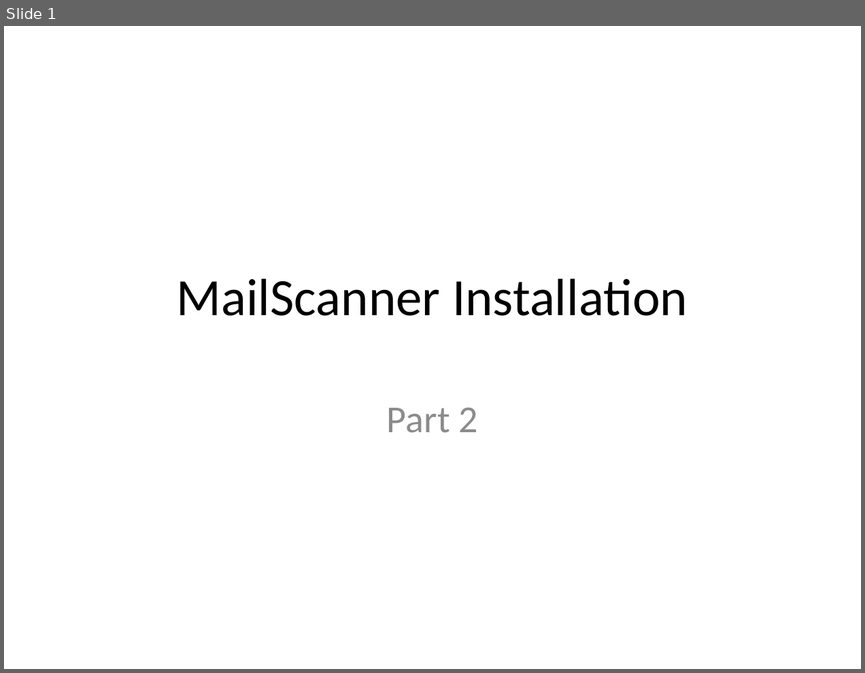
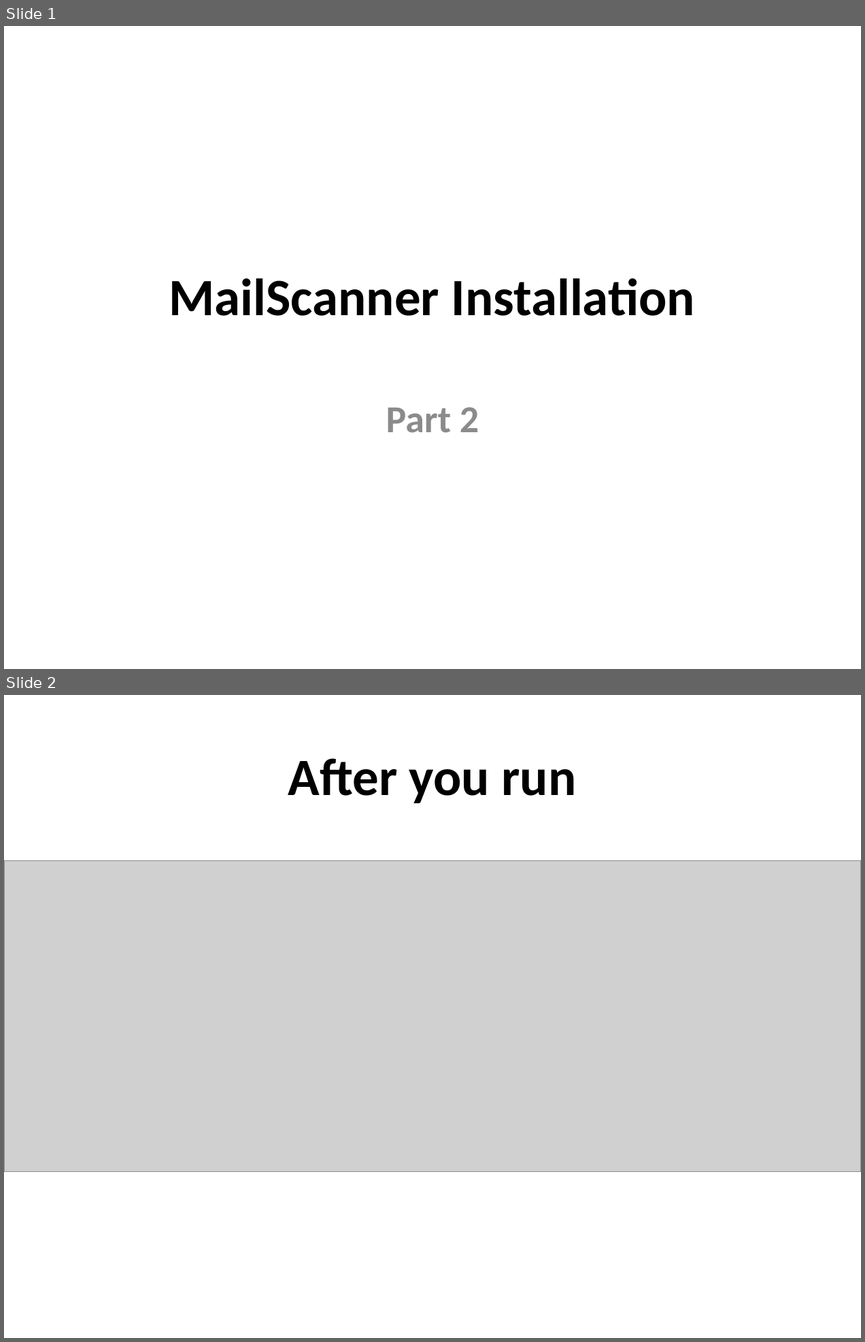
Before and after one commit to afnog/sse, a slide deck: postfix/mailfilter-pt2.pptx. Shown one above the other, each under a label of ours: slide 1 before the commit, slides 1 and 2 after it. The pictures are 865x673 and 865x1342 pixels, drawn with LibreOffice and Linux fonts; fonts in the diff are those of the drawing; grey boxes stand for pictures. Boxes give left, top, right and bottom in pixels: in the first picture for what was removed or moved away, otherwise in the second. Text is boxed around its words. In the diff, an @@ line names an element or a change of style, - is before the commit and + after.

```diff
--- a/postfix/mailfilter-pt2.pptx
+++ b/postfix/mailfilter-pt2.pptx
@@ slide 2 added at <box>4,695,861,1338</box>, background #FFFFFF @@
@@ title added at <box>288,758,577,803</box>, 44 pt, text #000000, bold @@
+After you run
@@ picture added at <box>4,860,861,1172</box> @@
@@ slide 1 changed as well @@
@@ title "MailScanner Installation" at <box>169,278,695,316</box>: bold on @@
@@ subtitle "Part 2" at <box>386,407,479,433</box>: bold on @@
```
Also in this commit, not shown: 2 other slides changed, 8 other slides added, 12 slides removed.
